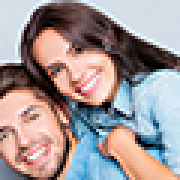
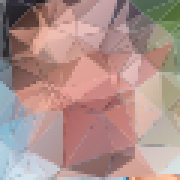
Layers edited between the first and the second w=180, h=180 image:
added layer "alex" (1st of 2) above "girlfriend" over [0, 0, 180, 180]
hid "friend" over [0, 0, 180, 180]
hid "alex" (2nd of 2) over [0, 0, 180, 180]
